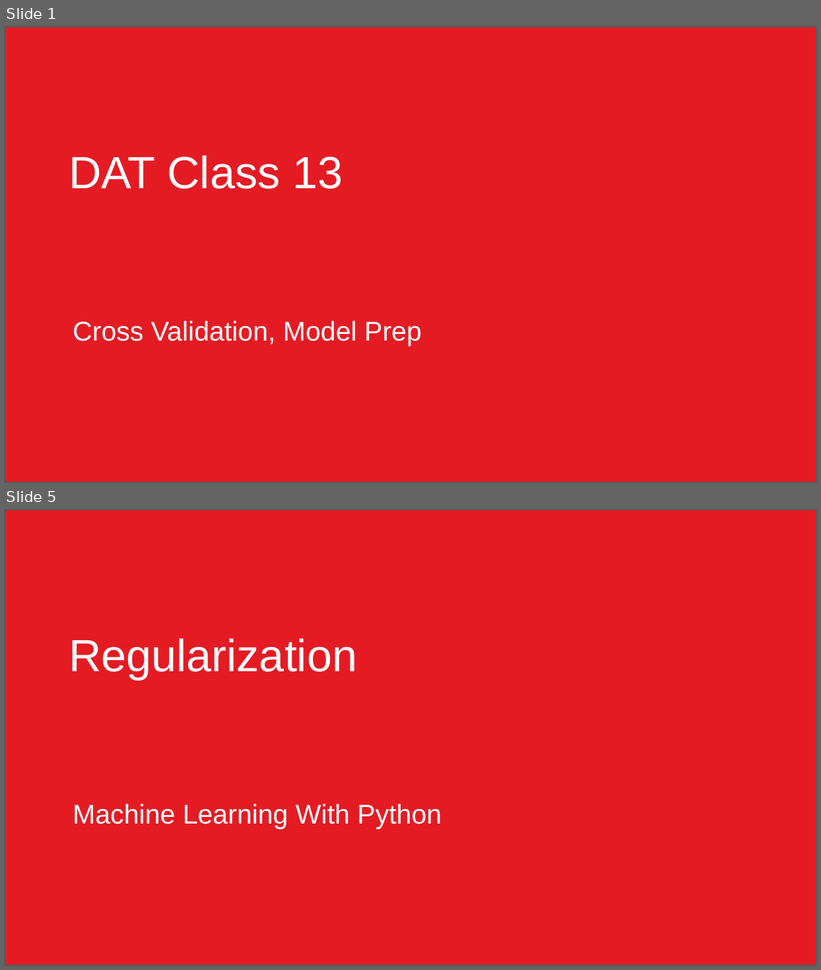
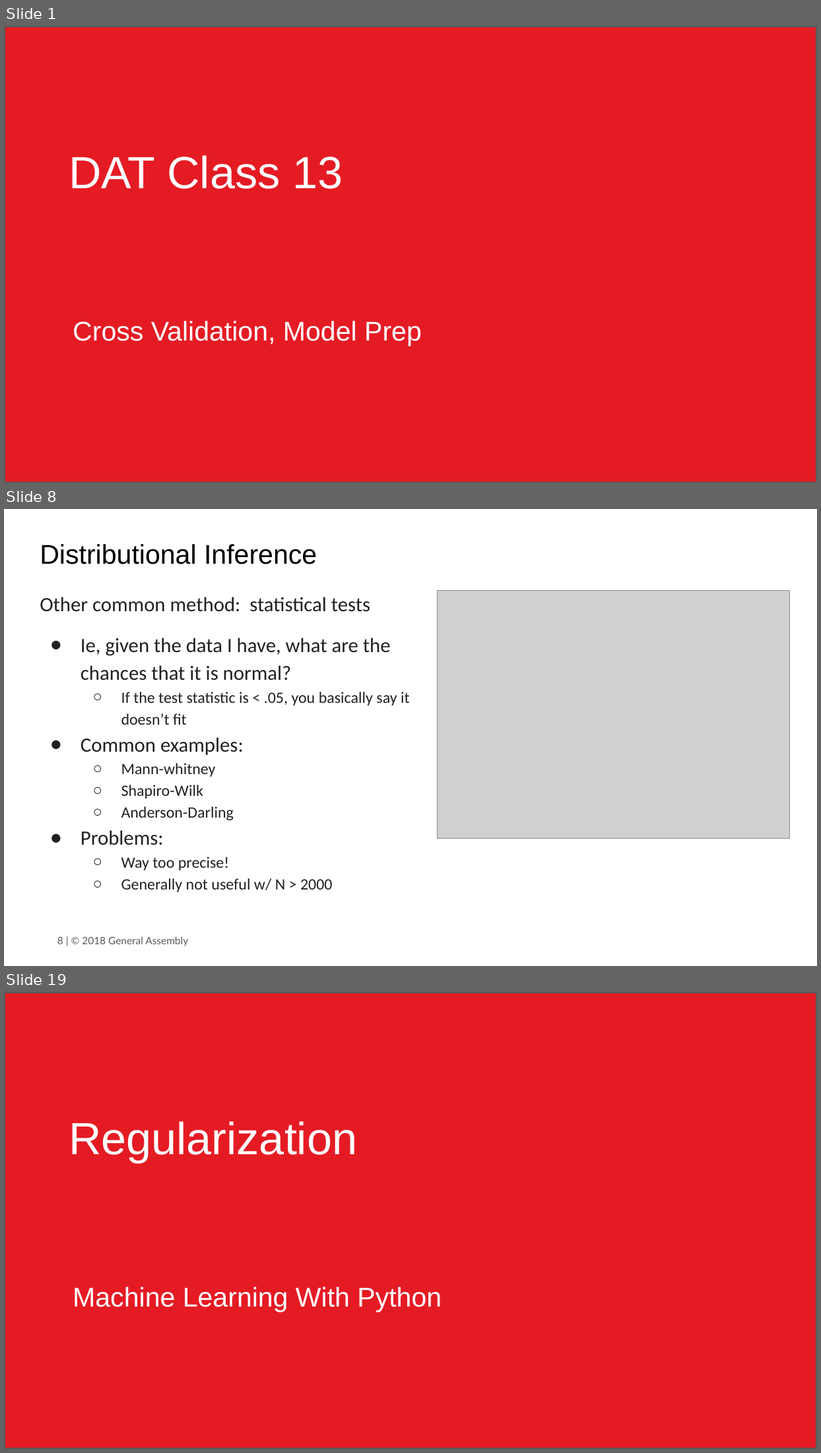
Before and after one commit to JonathanBechtel/DAT-10-14, a slide deck: class material/Unit3/Class13/DAT Class 13.pptx. Shown one above the other, each under a label of ours: slides 1 and 5 before the commit, slides 1, 8 and 19 after it; the slides between them are not shown. The pictures are 821x970 and 821x1453 pixels, drawn with LibreOffice and Linux fonts; fonts in the diff are those of the drawing; grey boxes stand for pictures; background and template pictures are left out. Boxes give left, top, right and bottom in pixels: in the first picture for what was removed or moved away, otherwise in the second. Text is boxed around its words. In the diff, an @@ line names an element or a change of style, - is before the commit and + after.

```diff
--- a/class material/Unit3/Class13/DAT Class 13.pptx
+++ b/class material/Unit3/Class13/DAT Class 13.pptx
@@ slide 8 added at (4,509,817,966), background #FFFFFF @@
@@ title added at (40,544,317,564), 24 pt, text #000000 @@
+Distributional Inference
@@ text added at (40,597,409,892), 14 pt, text #212121 @@
+Other common method: statistical tests
+● Ie, given the data I have, what are the chances that it is normal?
+  ○ If the test statistic is < .05, you basically say it doesn’t fit
+● Common examples:
+  ○ Mann-whitney
+  ○ Shapiro-Wilk
+  ○ Anderson-Darling
+● Problems:
+  ○ Way too precise!
+  ○ Generally not useful w/ N > 2000
@@ picture added at (438,590,790,838) @@
@@ text added at (57,937,188,947), 9 pt, text #595959 @@
+8 | © 2018 General Assembly
@@ what was slide 5 is now slide 19 @@
```
Also in this commit, not shown: 1 slide changed, 15 other slides added, 2 slides removed, 13 other files.
